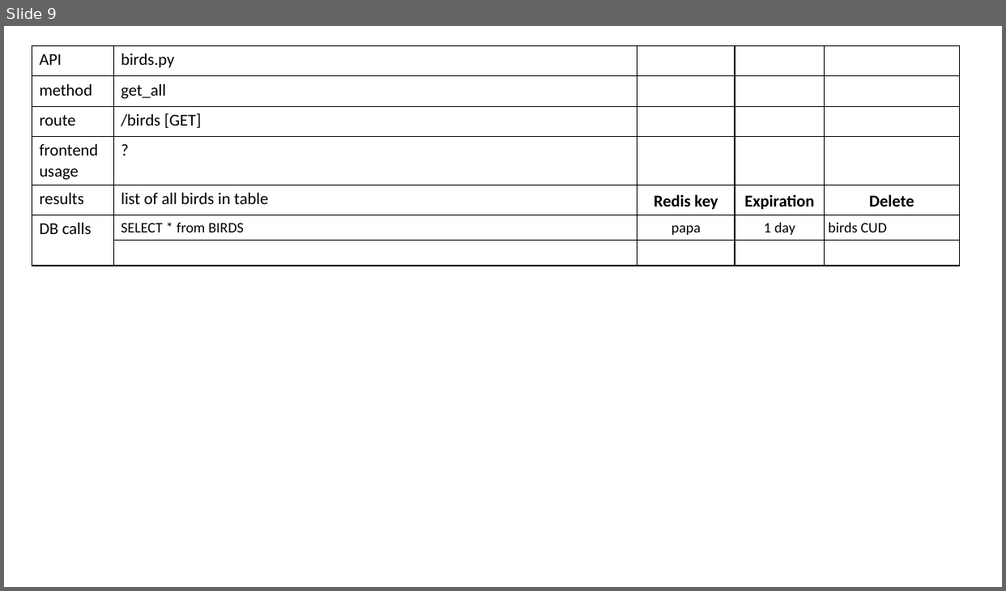
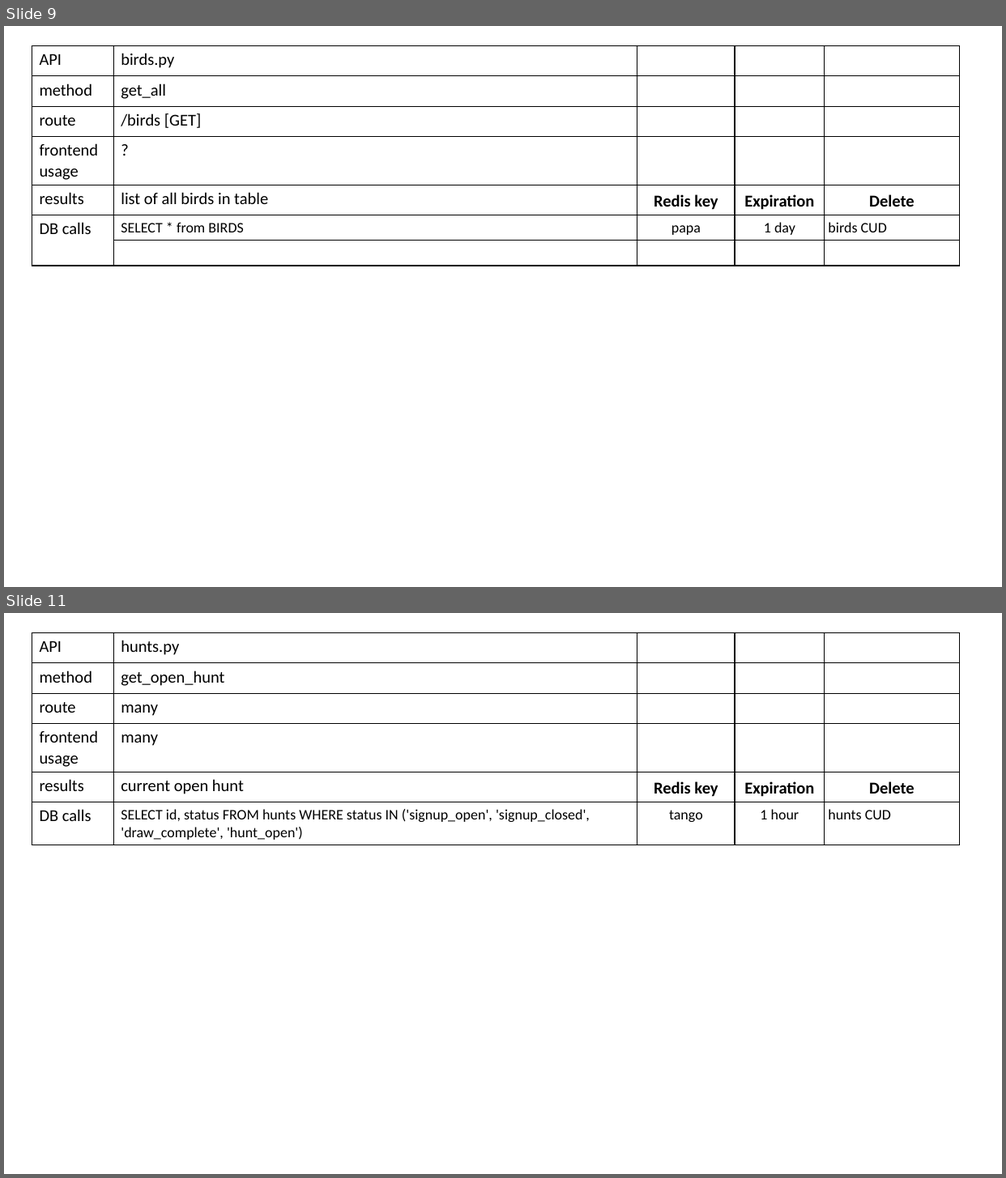
Before and after one commit to tc334/duck-club-app, a slide deck: docs/Redis.pptx. Shown one above the other, each under a label of ours: slide 9 before the commit, slides 9 and 11 after it; the slides between them are not shown. The pictures are 1006x591 and 1006x1178 pixels, drawn with LibreOffice and Linux fonts; fonts in the diff are those of the drawing. Boxes give left, top, right and bottom in pixels: in the first picture for what was removed or moved away, otherwise in the second. Text is boxed around its words. In the diff, an @@ line names an element or a change of style, - is before the commit and + after.

```diff
--- a/docs/Redis.pptx
+++ b/docs/Redis.pptx
@@ slide 11 added at (4,613,1002,1174), background #FFFFFF @@
@@ table added at (32,632,959,844), 6 rows, 5 columns @@
+API | hunts.py |  |  | 
+method | get_open_hunt |  |  | 
+route | many |  |  | 
+frontend / usage | many |  |  | 
+results | current open hunt | Redis key | Expiration | Delete
+DB calls | SELECT id, status FROM hunts WHERE status IN ('signup_open', 'signup_closed', 'draw_complete', 'hunt_open') | tango | 1 hour | hunts CUD
```
Also in this commit, not shown: 6 slides changed, 38 other files.
